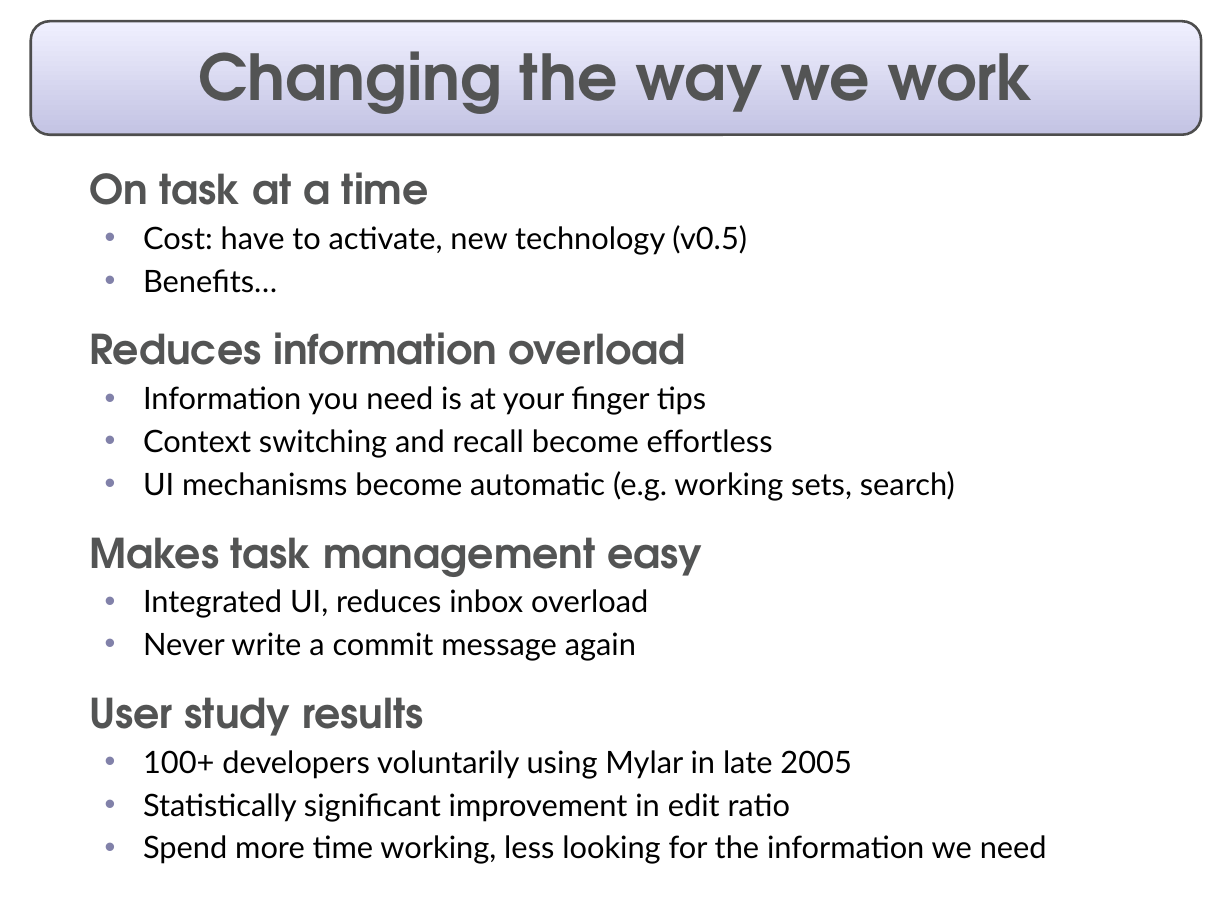
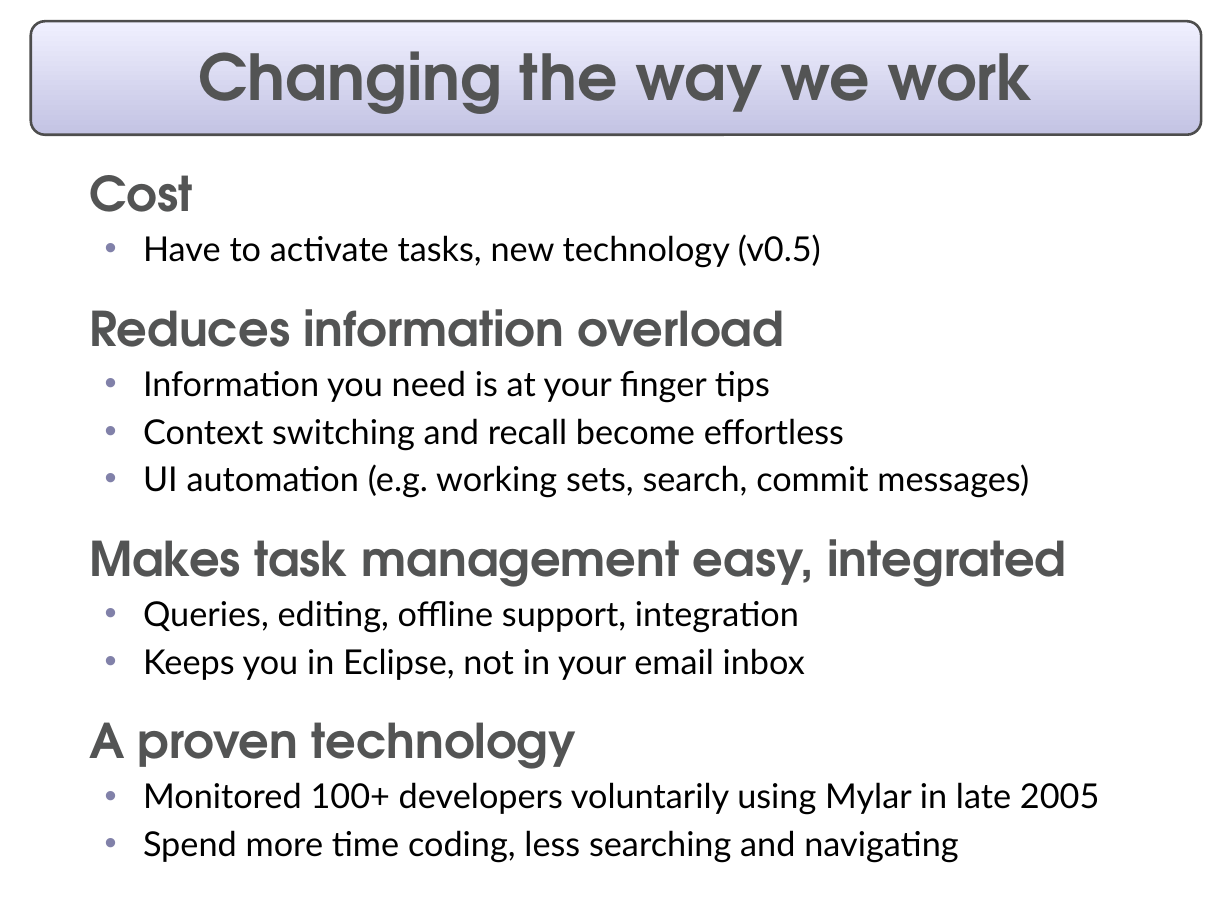
Before and after one commit to eclipse-mylyn/mylyn-website, a slide deck: slide 10 of publications/2006-03-mylar-eclipsecon.ppt. Drawn at 1232x924 pixels with LibreOffice and Linux fonts; fonts in the diff are those of the drawing. Boxes give left, top, right and bottom in pixels: in the first picture for what was removed or moved away, otherwise in the second. Text is boxed around its words. In the diff, an @@ line names an element or a change of style, - is before the commit and + after.

Commit message:
Progress on: prepare eclipsecon talk and slides

```diff
--- a/publications/2006-03-mylar-eclipsecon.ppt
+++ b/publications/2006-03-mylar-eclipsecon.ppt
@@ rounded rectangle at bbox=[31, 21, 1201, 134]: proportions changed @@
@@ text at bbox=[89, 175, 821, 268]: text changed; size 18 to 20 pt @@
-  On task at a time
-  • Cost: have to activate, new technology (v0.5)
-  • Benefits…
+  Cost
+  • Have to activate tasks, new technology (v0.5)
@@ text at bbox=[89, 309, 844, 450]: size 24 to 28 pt in "Reduces information overload"; size 18 to 20 pt in "Information you need is at your finger ...", "Context switching and recall become effortless"; more space between paragraphs @@
@@ text at bbox=[89, 464, 1099, 863]: text changed; size 18 to 20 pt @@
-  • UI mechanisms become automatic (e.g. working sets, search)
-  Makes task management easy
-  • Integrated UI, reduces inbox overload
-  • Never write a commit message again
-  User study results
-  • 100+ developers voluntarily using Mylar in late 2005
-  • Statistically significant improvement in edit ratio
-  • Spend more time working, less looking for the information we need
+  • UI automation (e.g. working sets, search, commit messages)
+  Makes task management easy, integrated
+  • Queries, editing, offline support, integration
+  • Keeps you in Eclipse, not in your email inbox
+  A proven technology
+  • Monitored 100+ developers voluntarily using Mylar in late 2005
+  • Spend more time coding, less searching and navigating
```
Also in this commit, not shown: 17 other slides changed, 2 slides added, 2 slides removed.
